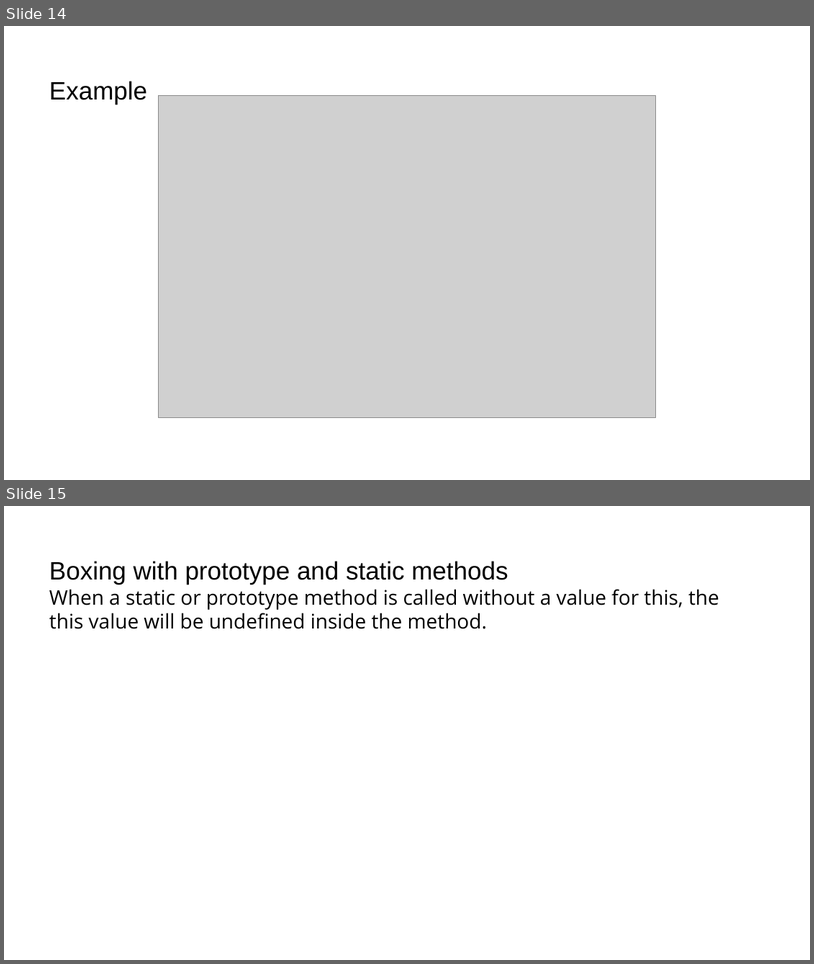
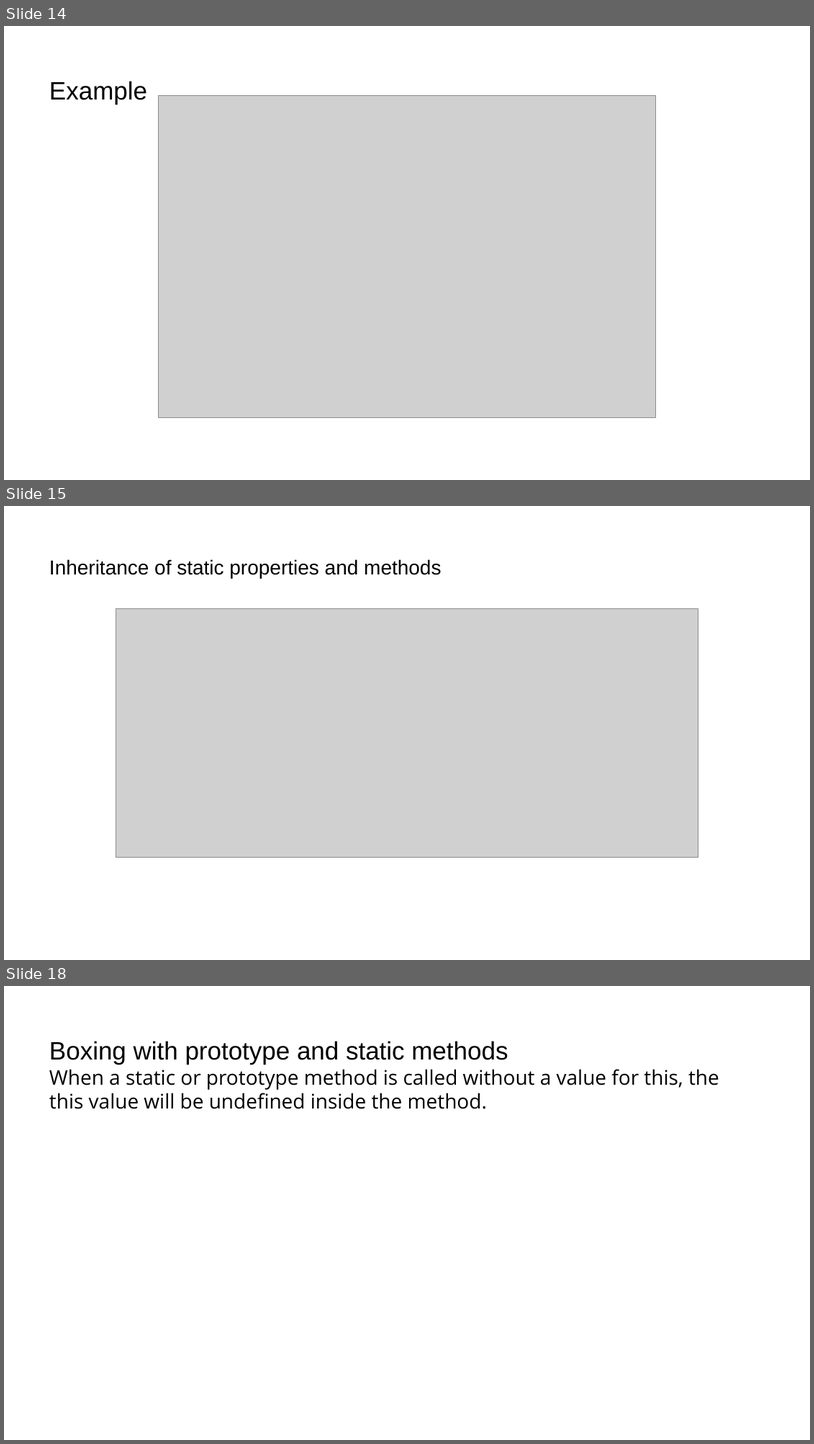
Before and after one commit to RostyslavSynenko/Lv-469.NodeJS, a slide deck: presentations/Classes.pptx. Shown one above the other, each under a label of ours: slides 14 and 15 before the commit, slides 14, 15 and 18 after it; the slides between them are not shown. The pictures are 814x964 and 814x1444 pixels, drawn with LibreOffice and Linux fonts; fonts in the diff are those of the drawing; grey boxes stand for pictures; background and template pictures are left out. Boxes give left, top, right and bottom in pixels: in the first picture for what was removed or moved away, otherwise in the second. Text is boxed around its words. In the diff, an @@ line names an element or a change of style, - is before the commit and + after.

```diff
--- a/presentations/Classes.pptx
+++ b/presentations/Classes.pptx
@@ slide 15 added at (4,506,810,960), background #FFFFFF @@
@@ title added at (49,559,441,578), 24 pt, text #000000 @@
+Inheritance of static properties and methods
@@ picture added at (116,609,699,857) @@
@@ what was slide 15 is now slide 18 @@
```
Also in this commit, not shown: 2 slides changed, 4 other slides added.
